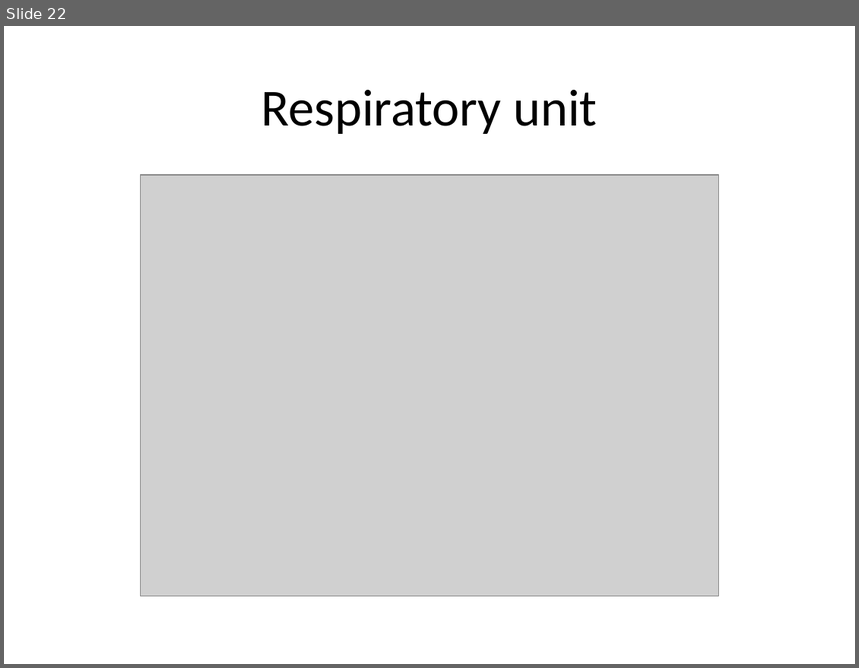
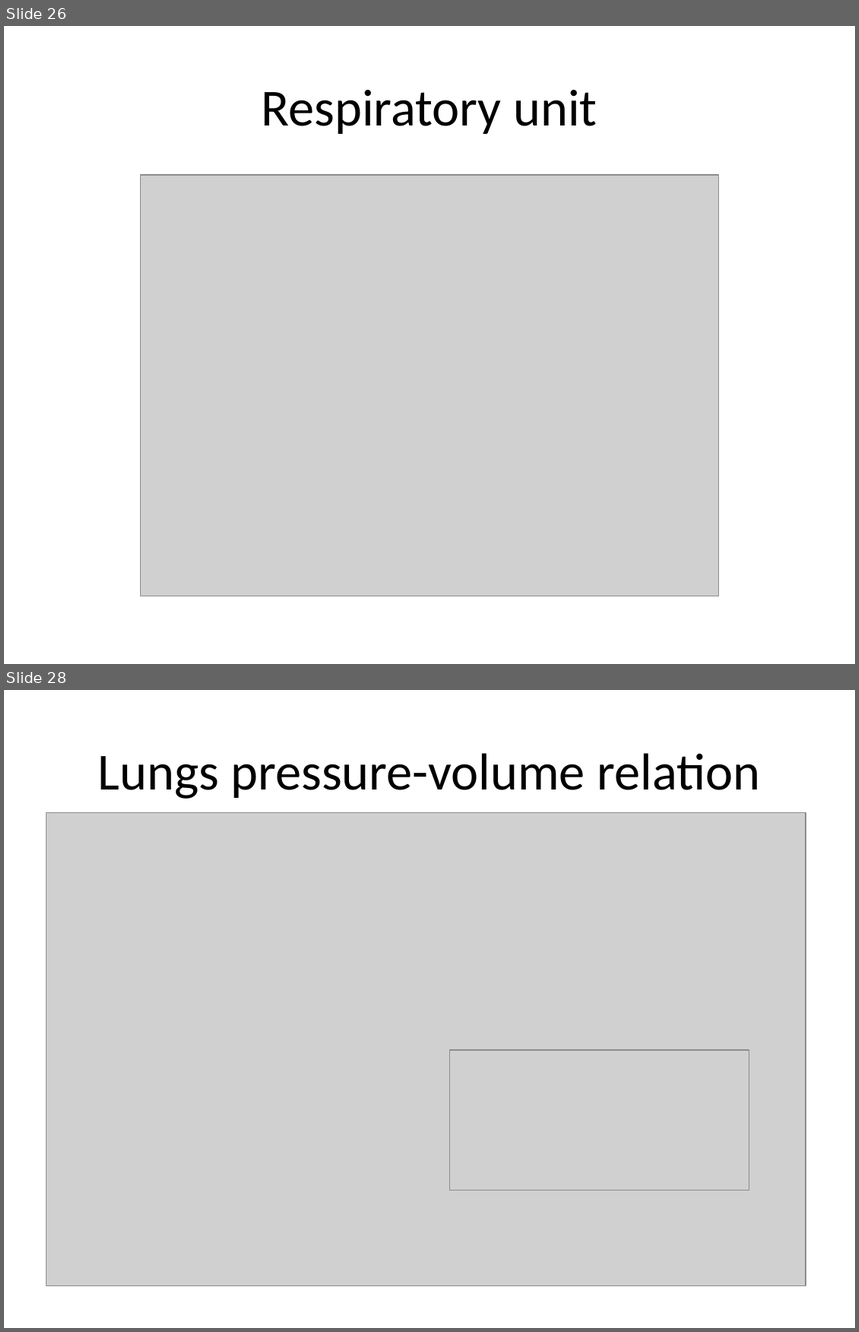
Before and after one commit to MarekMatejak/Physiolibrary, a slide deck: Physiolibrary/Resources/Documentation/Physiolibrary v3.0.pptx. Shown one above the other, each under a label of ours: slide 22 before the commit, slides 26 and 28 after it; the slides between them are not shown. The pictures are 859x668 and 859x1332 pixels, drawn with LibreOffice and Linux fonts; fonts in the diff are those of the drawing; grey boxes stand for pictures. Boxes give left, top, right and bottom in pixels: in the first picture for what was removed or moved away, otherwise in the second. Text is boxed around its words. In the diff, an @@ line names an element or a change of style, - is before the commit and + after.

```diff
--- a/Physiolibrary/Resources/Documentation/Physiolibrary v3.0.pptx
+++ b/Physiolibrary/Resources/Documentation/Physiolibrary v3.0.pptx
@@ slide 28 added at (4,690,855,1328), background #FFFFFF @@
@@ title added at (97,753,760,799), 44 pt, text #000000 @@
+Lungs pressure-volume relation
@@ picture added at (46,812,806,1286) @@
@@ picture added at (450,1050,750,1191) @@
@@ what was slide 22 is now slide 26 @@
```
Also in this commit, not shown: 1 slide changed, 10 other slides added, 1 slide removed, 1 other file.
